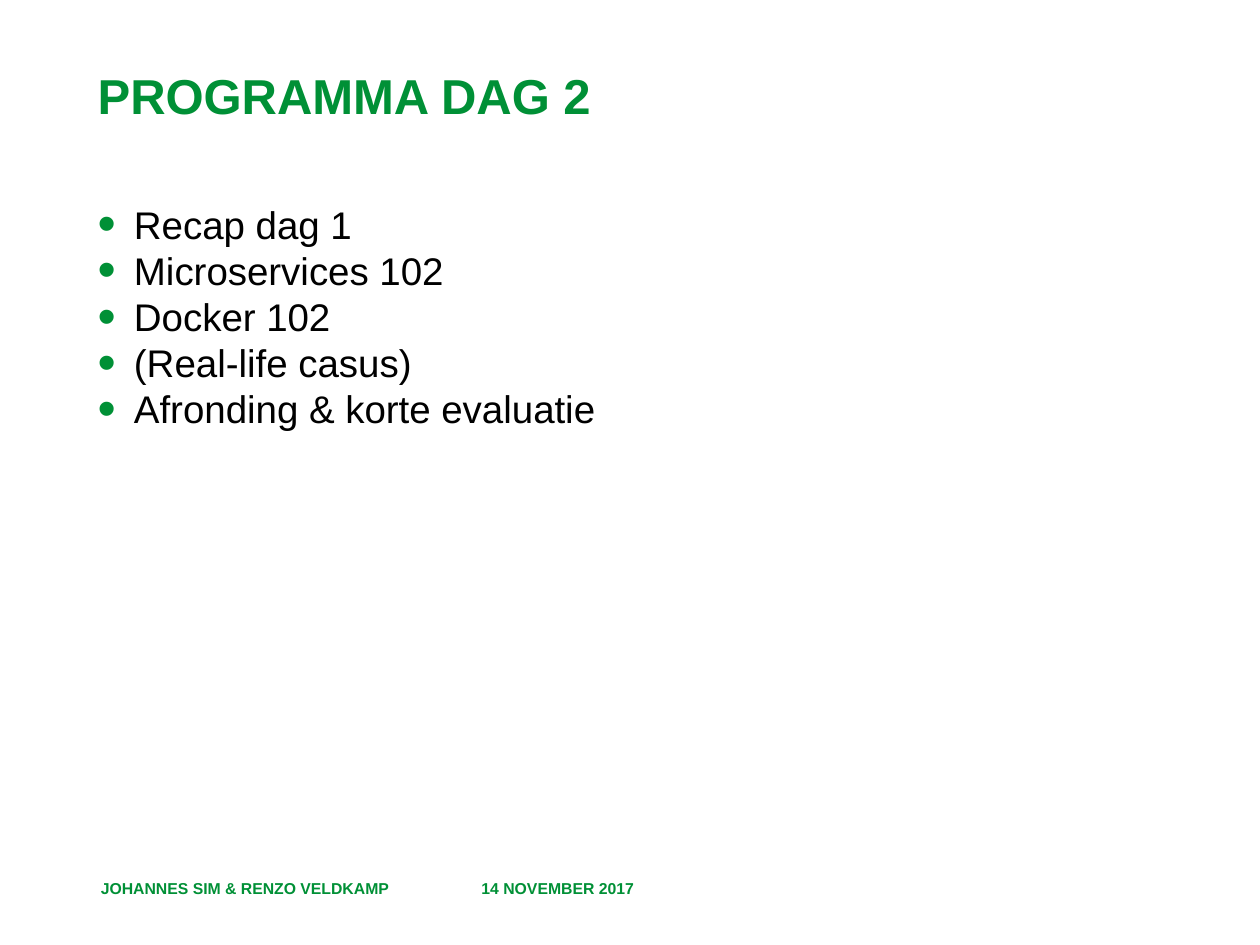
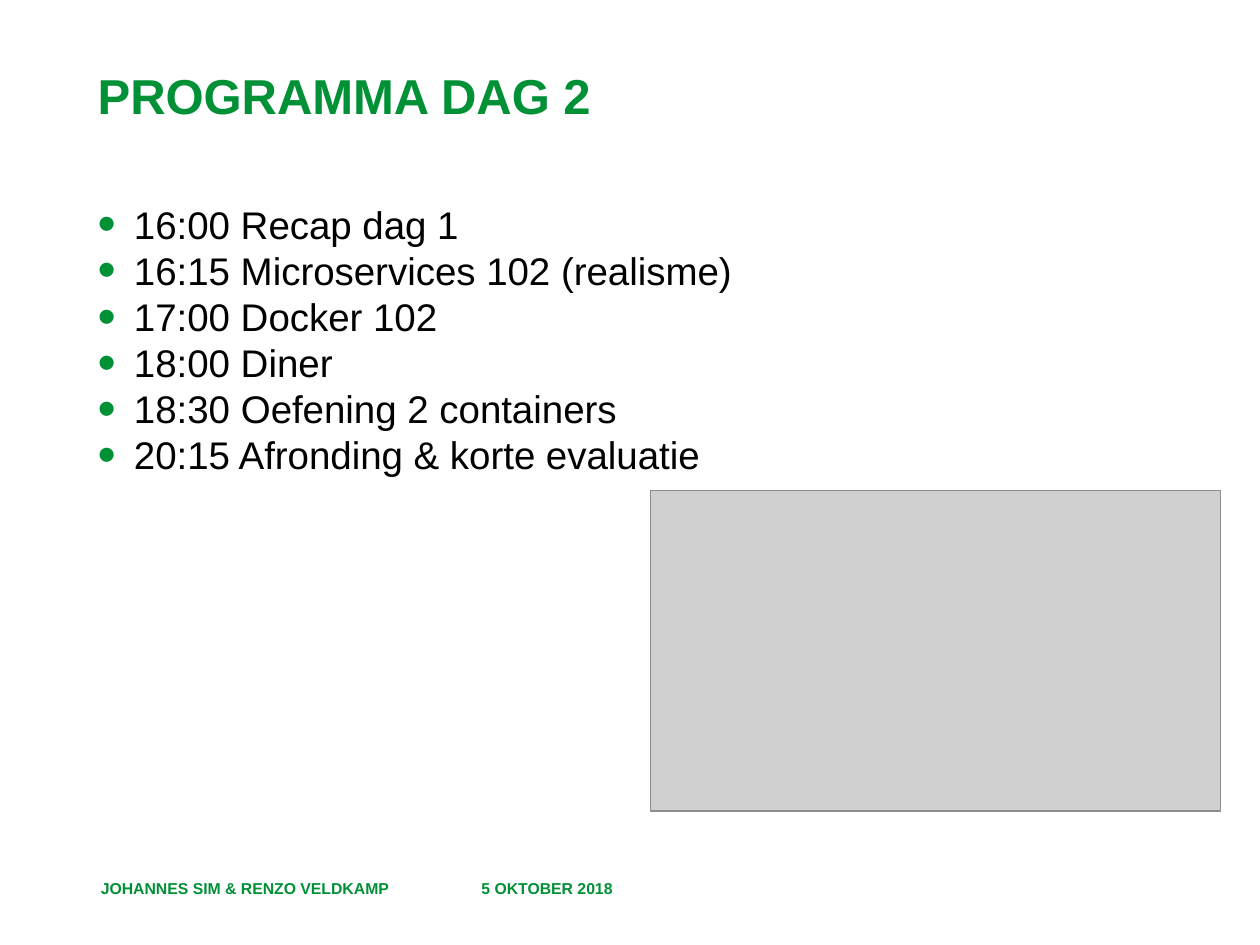
Before and after one commit to RenzoVeldkamp/MicroContainer, a slide deck: slide 5 of Presentatie/Programma en Leerdoelen.pptx. Drawn at 1260x945 pixels with LibreOffice and Linux fonts; fonts in the diff are those of the drawing; grey boxes stand for pictures; background and template pictures are left out. Boxes give left, top, right and bottom in pixels: in the first picture for what was removed or moved away, otherwise in the second. Text is boxed around its words. In the diff, an @@ line names an element or a change of style, - is before the commit and + after.

```diff
--- a/Presentatie/Programma en Leerdoelen.pptx
+++ b/Presentatie/Programma en Leerdoelen.pptx
@@ text at (x1=134, y1=211, x2=732, y2=477): text changed @@
-• Recap dag 1
-• Microservices 102
-• Docker 102
-• (Real-life casus)
-• Afronding & korte evaluatie
+• 16:00 Recap dag 1
+• 16:15 Microservices 102 (realisme)
+• 17:00 Docker 102
+• 18:00 Diner
+• 18:30 Oefening 2 containers
+• 20:15 Afronding & korte evaluatie
@@ picture added at (x1=650, y1=490, x2=1221, y2=811) @@
@@ text at (x1=481, y1=883, x2=612, y2=894): text changed @@
-14 NOVEMBER 2017
+5 OKTOBER 2018
```
Also in this commit, not shown: 4 other slides changed, 1 slide added, 39 other files.
